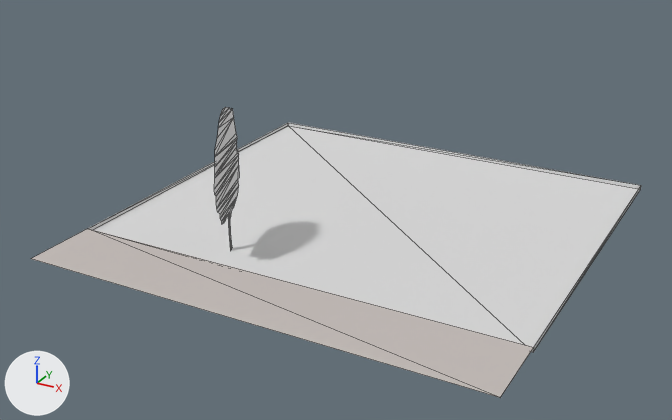
A saved change to the OBJ model assets/stl_export/wwrr.obj.
One viewpoint serves both versions: a 50 mm camera at (25.8, -50.6, 25.5) aimed at (-0.4, -2.9, 1.7). Arrows for +X, +Y and +Z are at lower left; the lights stay in place. The first picture is the older version. Mesh edges are drawn as thin lines. Where no turn or scale is listed for an object, it has been applied to the vertices. Vertices at exactly the same position are counted once.

The first picture shows 'wwrr'.
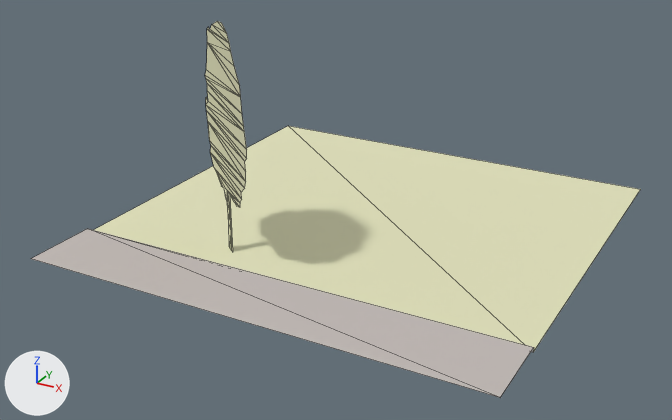
Changed parts and their boxes (x1, y1, x2, y2) in the pictures (672 x 420 px; the box of a moved part takes in the faces that stretch with it):
'wwrr', reshaped (29% taller): before (31, 107, 641, 398); after (31, 21, 641, 398)
part 1 of me_wwrr, deleted: before (88, 123, 641, 352)
part 2 of me_wwrr, moved or reshaped: before (214, 107, 239, 251); after (205, 21, 247, 252)
part 3 of me_wwrr, recoloured (light grey to beige): (94, 126, 639, 347) in both

Edits to the bpy script that builds the scene:
```text
Add mat_w:
    mat_w = principled_material('w')
    mat_w.base_color = (0.757, 0.757, 0.502)  # beige #e2e2bc
    mat_w.roughness = 1.0
Change me_wwrr:
    used by ob_wwrr; location = (0.0, 0.0, 0.0)
    verts and faces of me_wwrr; kept vertices keep their numbers, new ones are numbered from 77
    before: 1 (-15.0, -10.0, 0.0) at pixel (87, 228), 3 (15.0, -10.0, 0.0) at pixel (533, 347), 4 (15.0, -10.0, -0.3) at pixel (533, 352), 5 (-15.0, 15.0, -0.3) at pixel (288, 125), 6 (-15.0, -10.0, -0.3)
    before: 7 (15.0, 15.0, -0.3) at pixel (640, 189), 8 (-15.0, 15.0, 0.0) at pixel (288, 122), 9 (15.0, 15.0, 0.0) at pixel (641, 185)
    remove me_wwrr.from_pydata(...)  # 77 vertices, 78 faces; spans x -15.0..15.0, y -15.0..15.0, z -0.3..9.0
    add me_wwrr.from_pydata(...)  # 75 vertices, 74 faces; spans x -15.0..15.0, y -15.0..15.0, z -0.3..14.1
    me_wwrr part 1
    add delete_vertices([8, 9])  # with the faces that use them
    add delete_faces([(1, 6, 5)])
    me_wwrr part 2
    65 vertices are removed from x -6.3..-4.4, y -10.3..-4.9, z -0.3..9.0
    66 faces are deleted
    1 vertex moves within x -5.3, y -7.7, z -0.3
    65 vertices are added at x -8.8..-1.9, y -10.4..-4.8, z -0.3..14.1
    68 new faces join them, mat_w (beige #e2e2bc)
    me_wwrr part 3: 2 faces spanning x -15.0..15.0, y -10.0..15.0, z -0.3 switch from mat_default (light grey #dadada) to mat_w (beige #e2e2bc)
```
